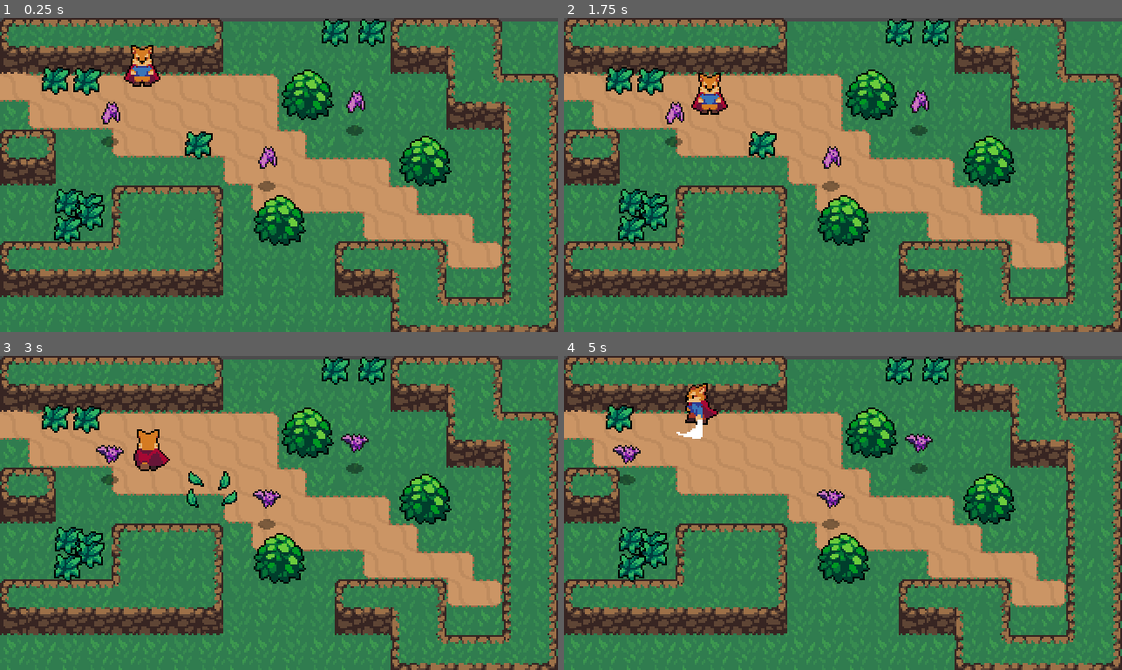
Above: before the commit, frames 1-4 (two rows, left to right).
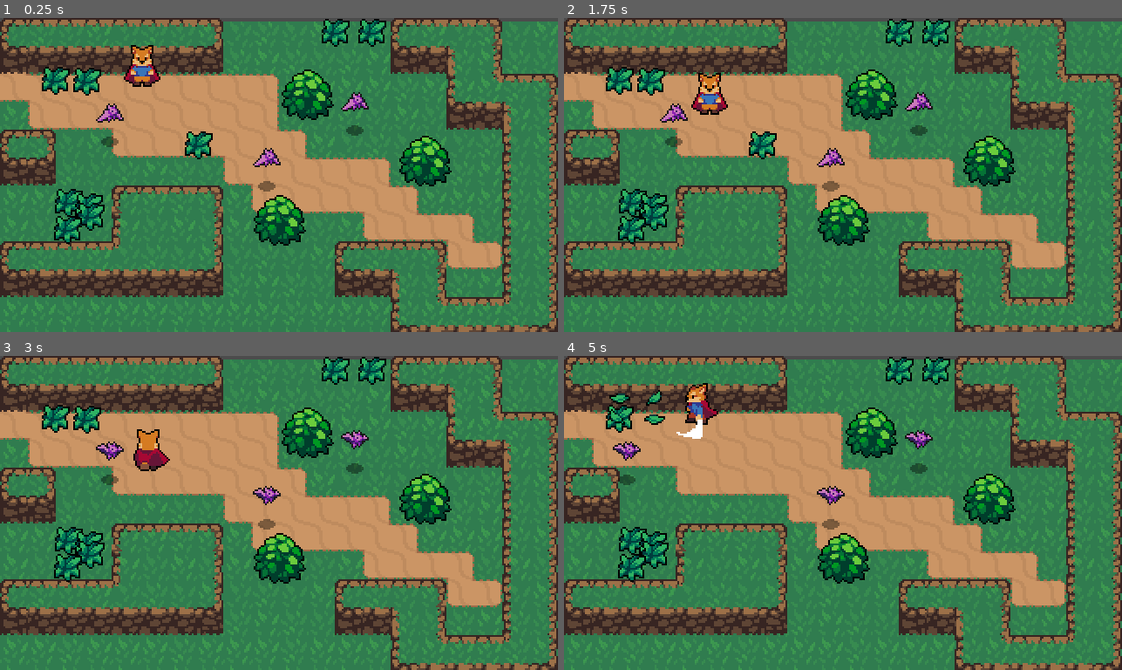
Above: after the commit, the same moments.

Repository: sunsLorenzo/godot_learn
Game: Godot game, scene res://World/world.tscn
Two runs of this game, one before a commit and one after it. Both use one fixed random seed, a clock stepped at 60 frames per second and the inputs below.
Inputs:
- Up to frame 1 (0.25 s): no input
- Up to frame 2 (1.75 s): hold Right (ui_right) 0.53-1.28 s; hold J (attack) 0.53-1.28 s; hold Down (ui_down) from 1.28 s (still down); tap J (attack) at 1.35 s
- Up to frame 3 (3 s): release Down (ui_down) at 2.03 s; hold Right (ui_right) 2.03-2.78 s; hold J (attack) 2.03-2.78 s; tap K (roll) at 2.1 s; hold Up (ui_up) from 2.78 s (still down); tap J (attack) at 2.85 s
- Up to frame 4 (5 s): release Up (ui_up) at 3.53 s; hold J (attack) 3.53-4.28 s; hold Left (ui_left) from 3.53 s (still down); tap K (roll) at 4.35 s; tap J (attack) at 4.55 s

The runs differ from the first frame. In frame 1, 0.5% of the frame differs, in the area x 17-67%, y 23-49%; in frame 2, 0.5%; in frame 3, 0.9%; in frame 4, 0.8%.

Commit message:
refactor Effect, grass enamy effect

Diff:
--- /dev/null
+++ b/RPG/Effects/Effect.gd
@@ -0,0 +1,12 @@
+extends AnimatedSprite
+
+
+
+func _ready():
+	connect("animation_finished", self, "_on_AnimatedSprite_animation_finished")
+	# 连接到 animation-finished信号之后会自动连接 信号 激活目标函数
+	frame =  0
+	play("Animate")
+
+func _on_AnimatedSprite_animation_finished():
+	queue_free()
--- /dev/null
+++ b/RPG/Effects/EnemyDeathEffect.tscn
@@ -0,0 +1,58 @@
+[gd_scene load_steps=14 format=2]
+
+[ext_resource path="res://Effects/EnemyDeathEffect.png" type="Texture" id=1]
+[ext_resource path="res://Effects/Effect.gd" type="Script" id=2]
+
+[sub_resource type="AtlasTexture" id=1]
+atlas = ExtResource( 1 )
+region = Rect2( 0, 0, 32, 32 )
+
+[sub_resource type="AtlasTexture" id=2]
+atlas = ExtResource( 1 )
+region = Rect2( 32, 0, 32, 32 )
+
+[sub_resource type="AtlasTexture" id=3]
+atlas = ExtResource( 1 )
+region = Rect2( 64, 0, 32, 32 )
+
+[sub_resource type="AtlasTexture" id=4]
+atlas = ExtResource( 1 )
+region = Rect2( 96, 0, 32, 32 )
+
+[sub_resource type="AtlasTexture" id=5]
+atlas = ExtResource( 1 )
+region = Rect2( 128, 0, 32, 32 )
+
+[sub_resource type="AtlasTexture" id=6]
+atlas = ExtResource( 1 )
+region = Rect2( 160, 0, 32, 32 )
+
+[sub_resource type="AtlasTexture" id=7]
+atlas = ExtResource( 1 )
+region = Rect2( 192, 0, 32, 32 )
+
+[sub_resource type="AtlasTexture" id=8]
+atlas = ExtResource( 1 )
+region = Rect2( 224, 0, 32, 32 )
+
+[sub_resource type="AtlasTexture" id=9]
+atlas = ExtResource( 1 )
+region = Rect2( 256, 0, 32, 32 )
+
+[sub_resource type="AtlasTexture" id=10]
+atlas = ExtResource( 1 )
+region = Rect2( 288, 0, 32, 32 )
+
+[sub_resource type="SpriteFrames" id=11]
+animations = [ {
+"frames": [ SubResource( 1 ), SubResource( 2 ), SubResource( 3 ), SubResource( 4 ), SubResource( 5 ), SubResource( 6 ), SubResource( 7 ), SubResource( 8 ), SubResource( 9 ), SubResource( 10 ) ],
+"loop": true,
+"name": "Animate",
+"speed": 15.0
+} ]
+
+[node name="EnemyDeathEffect" type="AnimatedSprite"]
+frames = SubResource( 11 )
+animation = "Animate"
+offset = Vector2( -8, -8 )
+script = ExtResource( 2 )
--- /dev/null
+++ b/RPG/Effects/GrassEffect.tscn
@@ -0,0 +1,38 @@
+[gd_scene load_steps=9 format=2]
+
+[ext_resource path="res://Effects/GrassEffect.png" type="Texture" id=1]
+[ext_resource path="res://Effects/Effect.gd" type="Script" id=2]
+
+[sub_resource type="AtlasTexture" id=1]
+atlas = ExtResource( 1 )
+region = Rect2( 0, 0, 32, 32 )
+
+[sub_resource type="AtlasTexture" id=2]
+atlas = ExtResource( 1 )
+region = Rect2( 32, 0, 32, 32 )
+
+[sub_resource type="AtlasTexture" id=3]
+atlas = ExtResource( 1 )
+region = Rect2( 64, 0, 32, 32 )
+
+[sub_resource type="AtlasTexture" id=4]
+atlas = ExtResource( 1 )
+region = Rect2( 96, 0, 32, 32 )
+
+[sub_resource type="AtlasTexture" id=5]
+atlas = ExtResource( 1 )
+region = Rect2( 128, 0, 32, 32 )
+
+[sub_resource type="SpriteFrames" id=6]
+animations = [ {
+"frames": [ SubResource( 1 ), SubResource( 2 ), SubResource( 3 ), SubResource( 4 ), SubResource( 5 ) ],
+"loop": true,
+"name": "Animate",
+"speed": 15.0
+} ]
+
+[node name="GrassEffect" type="AnimatedSprite"]
+frames = SubResource( 6 )
+animation = "Animate"
+offset = Vector2( -8, -8 )
+script = ExtResource( 2 )
--- a/RPG/Effects/grassEffect.gd
+++ /dev/null
@@ -1,15 +0,0 @@
-extends Node2D
-
-onready var animatedSprite = $AnimatedSprite
-
-func _ready():
-	pass
-
-func _process(delta):
-	if Input.is_action_pressed("attack"):
-		animatedSprite.frame = 0
-		animatedSprite.play("Animate")
-
-
-func _on_AnimatedSprite_animation_finished():
-	queue_free()
--- a/RPG/Effects/grassEffect.tscn
+++ /dev/null
@@ -1,44 +0,0 @@
-[gd_scene load_steps=9 format=2]
-
-[ext_resource path="res://Effects/grassEffect.gd" type="Script" id=1]
-[ext_resource path="res://Effects/GrassEffect.png" type="Texture" id=2]
-
-[sub_resource type="AtlasTexture" id=2]
-atlas = ExtResource( 2 )
-region = Rect2( 0, 0, 32, 32 )
-
-[sub_resource type="AtlasTexture" id=3]
-atlas = ExtResource( 2 )
-region = Rect2( 32, 0, 32, 32 )
-
-[sub_resource type="AtlasTexture" id=4]
-atlas = ExtResource( 2 )
-region = Rect2( 64, 0, 32, 32 )
-
-[sub_resource type="AtlasTexture" id=5]
-atlas = ExtResource( 2 )
-region = Rect2( 96, 0, 32, 32 )
-
-[sub_resource type="AtlasTexture" id=6]
-atlas = ExtResource( 2 )
-region = Rect2( 128, 0, 32, 32 )
-
-[sub_resource type="SpriteFrames" id=1]
-animations = [ {
-"frames": [ SubResource( 2 ), SubResource( 3 ), SubResource( 4 ), SubResource( 5 ), SubResource( 6 ) ],
-"loop": false,
-"name": "Animate",
-"speed": 15.0
-} ]
-
-[node name="grassEffect" type="Node2D"]
-script = ExtResource( 1 )
-
-[node name="AnimatedSprite" type="AnimatedSprite" parent="."]
-frames = SubResource( 1 )
-animation = "Animate"
-frame = 4
-playing = true
-centered = false
-offset = Vector2( -8, -8 )
-[connection signal="animation_finished" from="AnimatedSprite" to="." method="_on_AnimatedSprite_animation_finished"]
--- a/RPG/Enemies/Bat.gd
+++ b/RPG/Enemies/Bat.gd
@@ -1,4 +1,6 @@
 extends KinematicBody2D
+
+const EnemyEffect = preload("res://Effects/EnemyDeathEffect.tscn")
 
 var knockback = Vector2.ZERO
 onready var  stats = $Stats
@@ -18,5 +20,13 @@
 #		queue_free()
 	knockback = area.knockback_vector * 150  # area 是进入该物体的area (Player 的Hitbox )
 
+func create_death_animation():
+	pass
+
+	var enemyDeathEffect = EnemyEffect.instance()
+	get_parent().add_child(enemyDeathEffect)
+	enemyDeathEffect.global_position = global_position
+	queue_free()
 func _on_Stats_no_health():
+	create_death_animation()
 	queue_free()
--- a/RPG/Enemies/Bat.tscn
+++ b/RPG/Enemies/Bat.tscn
@@ -48,7 +48,7 @@
 [node name="AnimatedBatSprite" type="AnimatedSprite" parent="."]
 frames = SubResource( 6 )
 animation = "Fly"
-frame = 4
+frame = 3
 playing = true
 offset = Vector2( 0, -12 )
 
--- a/RPG/Player/player.tscn
+++ b/RPG/Player/player.tscn
@@ -638,10 +638,10 @@
 tree_root = SubResource( 44 )
 anim_player = NodePath("../AnimationPlayer")
 parameters/playback = SubResource( 45 )
-parameters/Attack/blend_position = Vector2( -0.286927, -0.124405 )
-parameters/Idel/blend_position = Vector2( -0.0109205, 0.189655 )
-parameters/Roll/blend_position = Vector2( 0, 0.985549 )
-parameters/Run/blend_position = Vector2( 0.00312018, 1.19075 )
+parameters/Attack/blend_position = Vector2( 0, 1 )
+parameters/Idel/blend_position = Vector2( 0, 1 )
+parameters/Roll/blend_position = Vector2( 0, 1 )
+parameters/Run/blend_position = Vector2( 0, 1 )
 
 [node name="HitboxPivot" type="Position2D" parent="."]
 position = Vector2( 0, -4 )
--- a/RPG/World/grass.gd
+++ b/RPG/World/grass.gd
@@ -4,11 +4,13 @@
 #func _process(delta):
 	#if Input.is_action_pressed("attack"):
 
+const GrassEffect = preload("res://Effects/GrassEffect.tscn")
+
 func creat_grass_effect():
-	var grassEffect = load("res://Effects/grassEffect.tscn").instance()
-
-	var world = get_tree().current_scene
-	world.add_child(grassEffect)
+	var grassEffect = GrassEffect.instance()
+#	var world = get_tree().current_scene
+#	world.add_child(grassEffect)
+	get_parent().add_child(grassEffect)
 	grassEffect.global_position = global_position # global_position is the position of the grass
 	queue_free()
 
